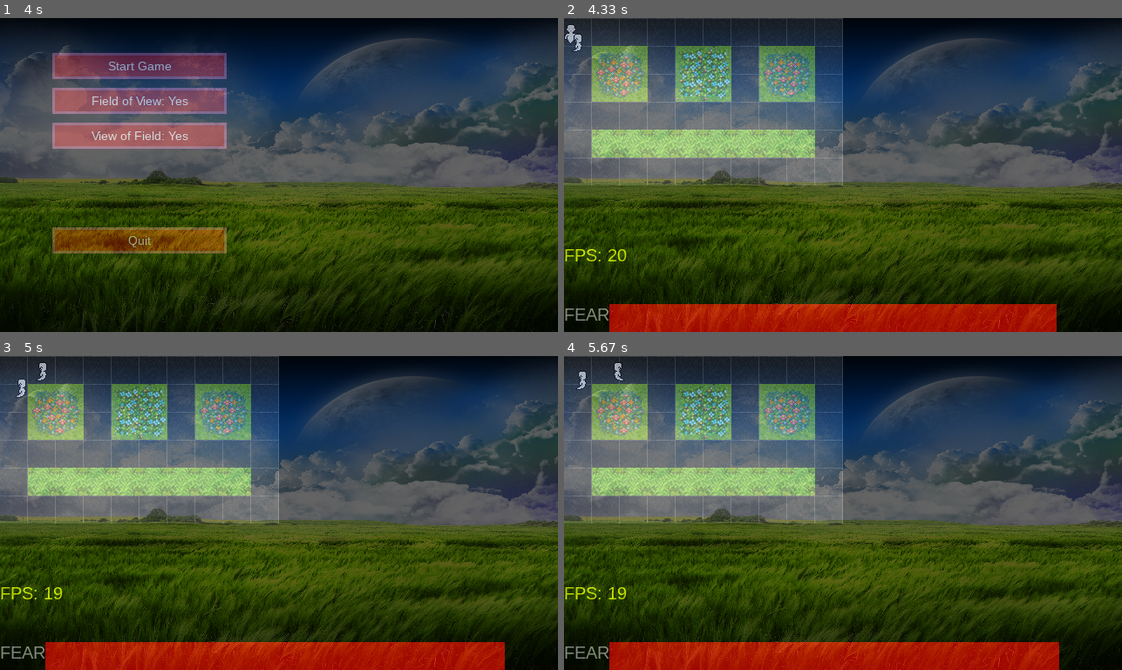
Above: before the commit, frames 1-4 (two rows, left to right).
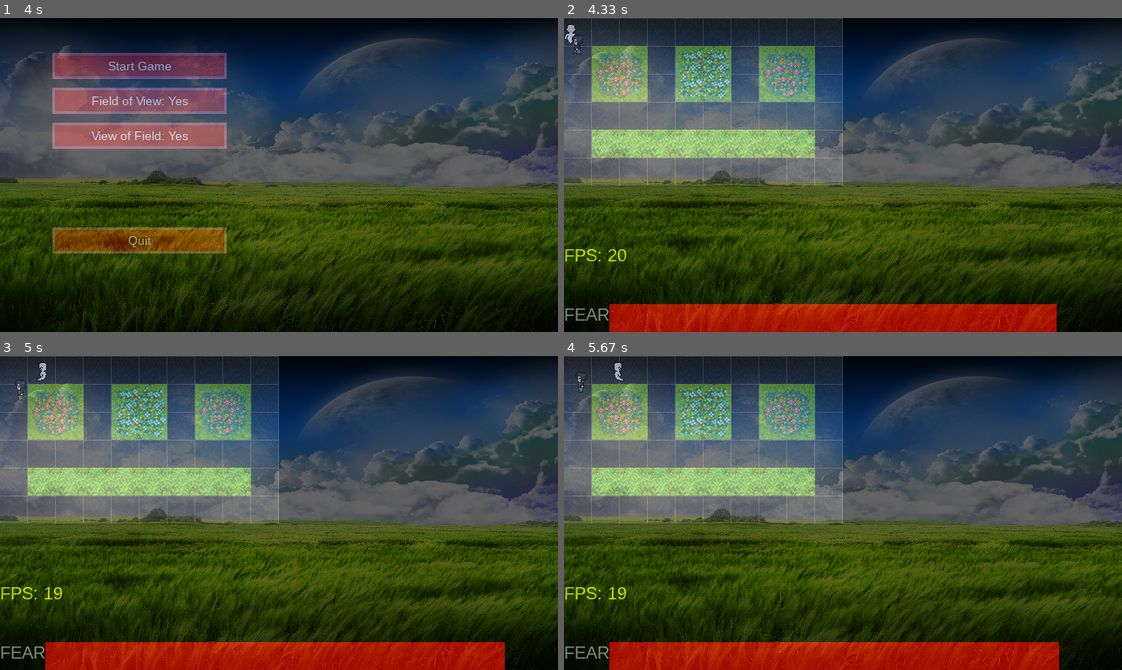
Above: after the commit, the same moments.

Repository: DiscoBizzle/Ghost-Simulator
Game: pygame game, started from ghost-simulator.py
Two runs of this game, one before a commit and one after it. Both use one fixed random seed, a clock stepped at 60 frames per second and the inputs below. The source is Python 2; it was converted automatically to run under Python 3.
Inputs (mouse positions are in pixels of both pictures, inside the frame that each line leads up to):
- Up to frame 1 (4 s): right-click (256, 187) at 0.4 s; hold Right 0.67-1.13 s; click (106, 127) at 2.23 s
- Up to frame 2 (4.33 s): click (697, 58) at 4.3 s
- Up to frame 3 (5 s): hold Right from 4.57 s (still down)
- Up to frame 4 (5.67 s): release Right at 5.2 s; hold Down 5.23-5.6 s; hold Left from 5.63 s (still down)

Frame 1 is identical in both runs. In frame 2, less than 0.1% of the frame differs, in the area x 1-4%, y 5-12%; in frame 3, less than 0.1%, in the area x 2-5%, y 7-15%; in frame 4, less than 0.1%.

Commit message:
Added spritesheet for dude

Diff:
--- a/gslib/character.py
+++ b/gslib/character.py
@@ -153,7 +153,7 @@
 class Character(GameObject):
     def __init__(self, game_class, x, y, w, h, stats):
 
-        GameObject.__init__(self, game_class, x, y, w, h, pygame.image.load('characters/GhostSheet.png').convert())
+        GameObject.__init__(self, game_class, x, y, w, h, pygame.image.load('characters/DudeSheet.png').convert())
         self.fears = stats['fears']
         self.feared_by = stats['feared_by']
         self.feared_by.append('player')
Binary file added: characters/DudeSheet.png
Not shown, added: characters/DudeSheet.pyxel
